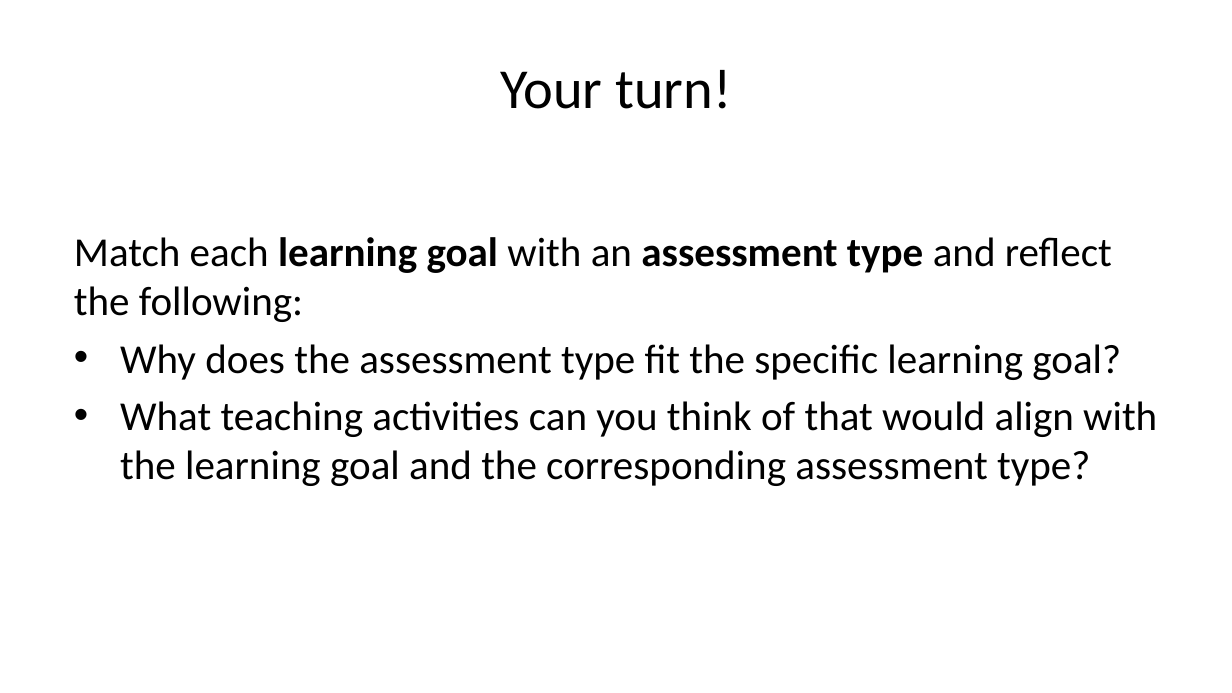
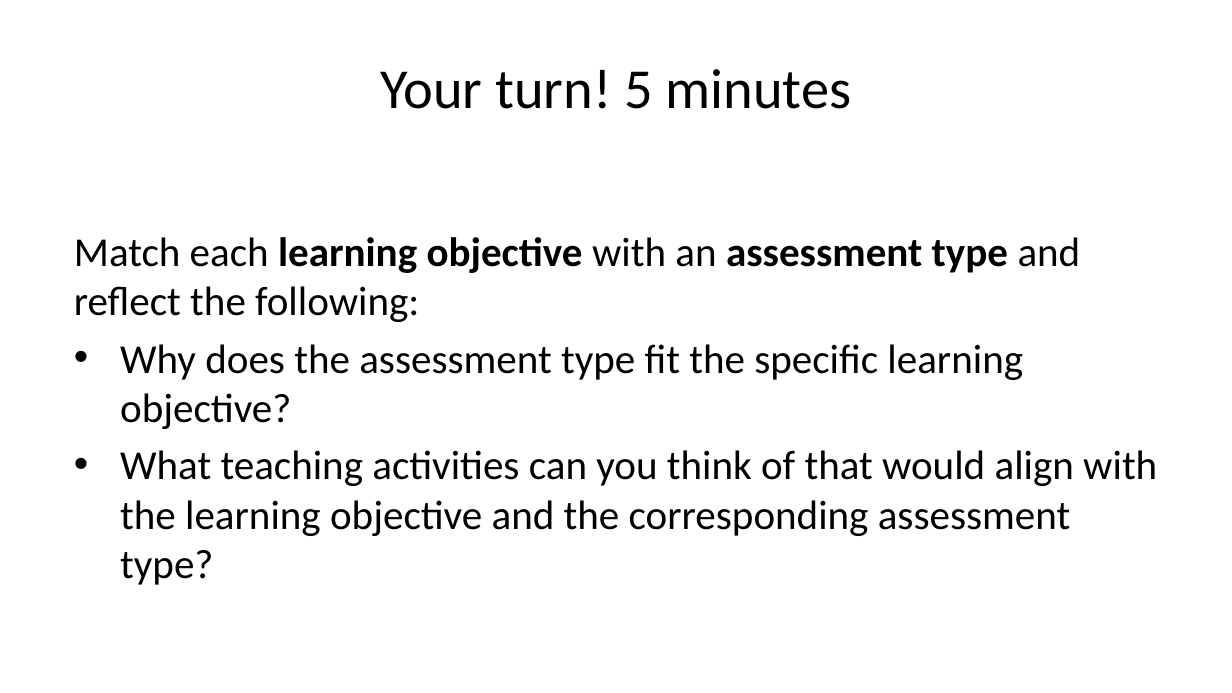
Before and after one commit to lmu-osc/train-the-trainer-student-track-pedagogy, a slide deck: slide 41 of materials/PMM-M1/PMM-M1-S1-Core-Didactic-Principles/PMM-M1-S1-Core-Didactic-Principles-slides.pptx (slide 34 before the commit). Drawn at 1232x693 pixels with LibreOffice and Linux fonts; fonts in the diff are those of the drawing. Boxes give left, top, right and bottom in pixels: in the first picture for what was removed or moved away, otherwise in the second. Text is boxed around its words. In the diff, an @@ line names an element or a change of style, - is before the commit and + after.

```diff
--- a/materials/PMM-M1/PMM-M1-S1-Core-Didactic-Principles/PMM-M1-S1-Core-Didactic-Principles-slides.pptx
+++ b/materials/PMM-M1/PMM-M1-S1-Core-Didactic-Principles/PMM-M1-S1-Core-Didactic-Principles-slides.pptx
@@ title at bbox=[380, 69, 852, 109]: text changed @@
-Your turn!
+Your turn! 5 minutes
@@ text at bbox=[74, 237, 1157, 585]: text changed @@
-Match each learning goal with an assessment type and reflect the following:
-• Why does the assessment type fit the specific learning goal?
-• What teaching activities can you think of that would align with the learning goal and the corresponding assessment type?
+Match each learning objective with an assessment type and reflect the following:
+• Why does the assessment type fit the specific learning objective?
+• What teaching activities can you think of that would align with the learning objective and the corresponding assessment type?
```
Also in this commit, not shown: 29 other slides changed, 9 slides added, 48 other files.
